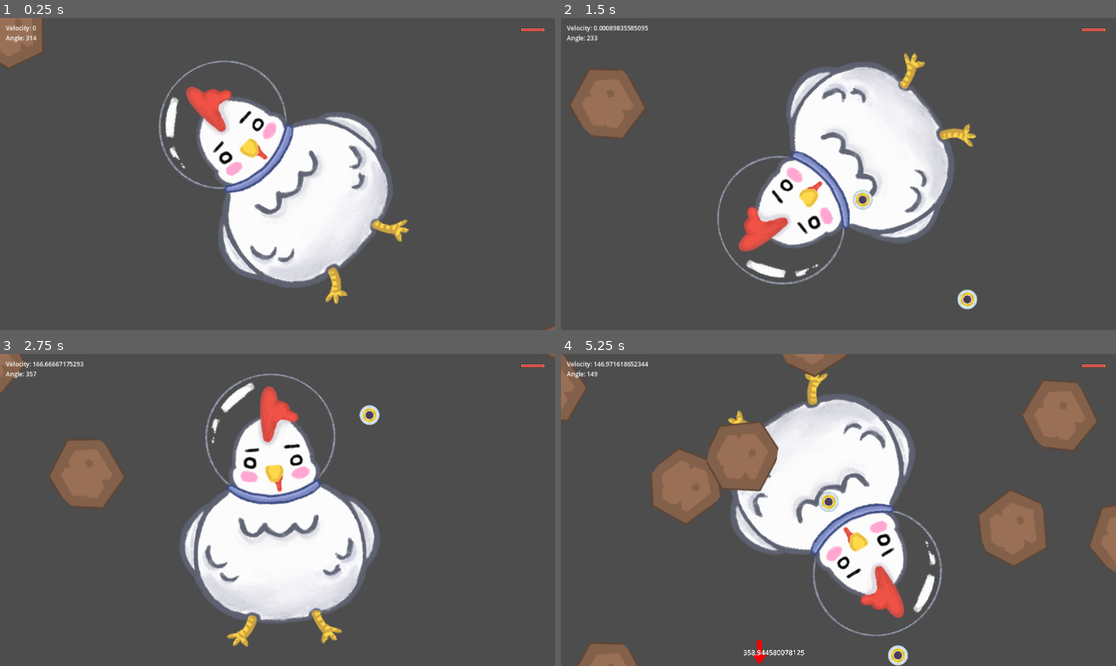
Above: before the commit, frames 1-4 (two rows, left to right).
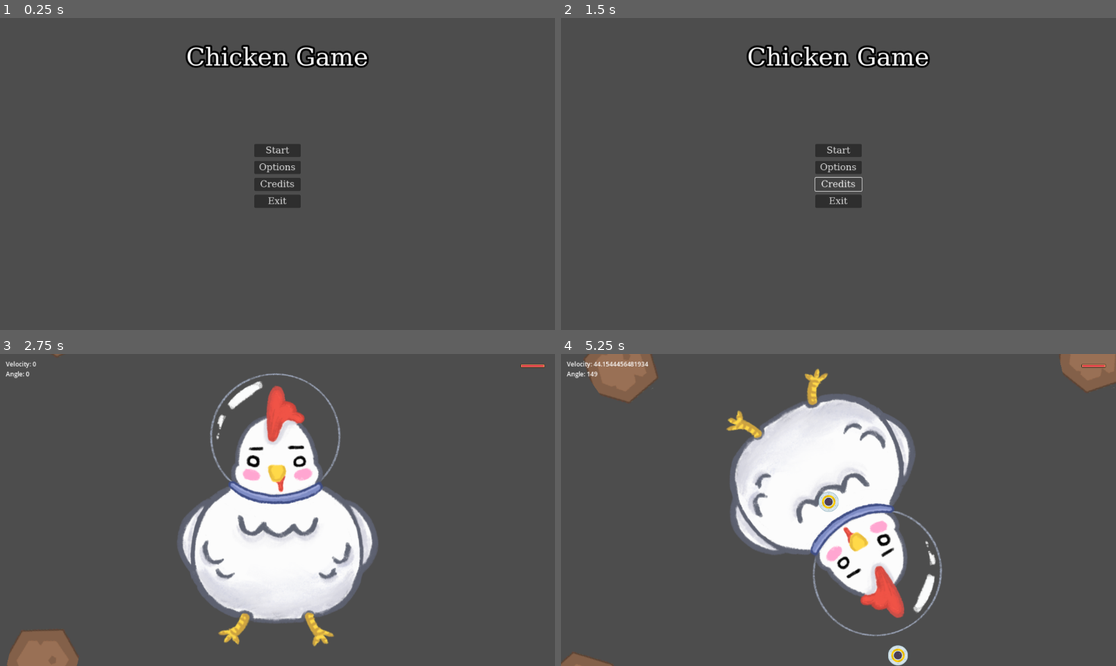
Above: after the commit, the same moments.

Repository: game-dev-besties/chicken-game
Game: Godot game, scene res://scenes/main_menu.tscn
The game is run twice, just before and just after one commit, with the same random seed, the same clock (stepped at 60 frames per second) and the same inputs. Before the commit the project starts from res://scenes/game.tscn.
Inputs (mouse positions are in pixels of both pictures, inside the frame that each line leads up to):
- Up to frame 1 (0.25 s): no input
- Up to frame 2 (1.5 s): click (838, 167) at 0.5 s, where only the run after the commit has a clickable "Options"; click (838, 183) at 1.25 s, where only the run after the commit has a clickable "Credits"
- Up to frame 3 (2.75 s): click (277, 485) at 2 s, where only the run after the commit has a clickable "Start"
- Up to frame 4 (5.25 s): move the mouse to (960, 494) at 2.77 s; click (960, 494) at 2.85 s; move the mouse to (727, 525) at 3.52 s; click (727, 525) at 3.6 s; move the mouse to (894, 441) at 4.27 s; click (894, 441) at 4.35 s; move the mouse to (810, 572) at 5.02 s; click (810, 572) at 5.1 s

The runs differ from the first frame. In frame 1, 20% of the frame differs, in the area x 0-100%, y 0-100%; in frame 2, 21%, in the area x 1-99%, y 2-94%; in frame 3, 10%; in frame 4, 13%.

Commit message:
added main menu

Diff:
--- a/project.godot
+++ b/project.godot
@@ -11,7 +11,7 @@
 [application]
 
 config/name="gmtk-24"
-run/main_scene="res://scenes/game.tscn"
+run/main_scene="res://scenes/main_menu.tscn"
 config/features=PackedStringArray("4.2", "GL Compatibility")
 config/icon="res://icon.svg"
 
--- /dev/null
+++ b/scenes/main_menu.tscn
@@ -0,0 +1,95 @@
+[gd_scene load_steps=4 format=3 uid="uid://cv14ykwdifxsp"]
+
+[ext_resource type="Script" path="res://scripts/main_menu.gd" id="1_6qngk"]
+
+[sub_resource type="SystemFont" id="SystemFont_svgg3"]
+font_names = PackedStringArray("Fantasy")
+
+[sub_resource type="SystemFont" id="SystemFont_8x6gn"]
+font_names = PackedStringArray("Fantasy")
+
+[node name="Main Menu" type="Control"]
+layout_mode = 3
+anchors_preset = 15
+anchor_right = 1.0
+anchor_bottom = 1.0
+grow_horizontal = 2
+grow_vertical = 2
+script = ExtResource("1_6qngk")
+
+[node name="TextureRect" type="TextureRect" parent="."]
+layout_mode = 1
+anchors_preset = 15
+anchor_right = 1.0
+anchor_bottom = 1.0
+grow_horizontal = 2
+grow_vertical = 2
+
+[node name="MarginContainer" type="MarginContainer" parent="."]
+layout_mode = 1
+anchors_preset = 15
+anchor_right = 1.0
+anchor_bottom = 1.0
+grow_horizontal = 2
+grow_vertical = 2
+theme_override_constants/margin_left = 12
+theme_override_constants/margin_top = 12
+theme_override_constants/margin_right = 12
+theme_override_constants/margin_bottom = 12
+
+[node name="VBoxContainer" type="VBoxContainer" parent="MarginContainer"]
+layout_mode = 2
+theme_override_constants/separation = 60
+
+[node name="Separator" type="Control" parent="MarginContainer/VBoxContainer"]
+layout_mode = 2
+
+[node name="GameTitle" type="Label" parent="MarginContainer/VBoxContainer"]
+layout_mode = 2
+theme_override_colors/font_outline_color = Color(0, 0, 0, 1)
+theme_override_constants/outline_size = 20
+theme_override_fonts/font = SubResource("SystemFont_svgg3")
+theme_override_font_sizes/font_size = 64
+text = "Chicken Game"
+horizontal_alignment = 1
+vertical_alignment = 1
+
+[node name="HBoxContainer" type="HBoxContainer" parent="MarginContainer"]
+layout_mode = 2
+alignment = 1
+
+[node name="VBoxContainer" type="VBoxContainer" parent="MarginContainer/HBoxContainer"]
+layout_mode = 2
+theme_override_constants/separation = 10
+alignment = 1
+
+[node name="Separator2" type="Control" parent="MarginContainer/HBoxContainer/VBoxContainer"]
+layout_mode = 2
+
+[node name="Start Game" type="Button" parent="MarginContainer/HBoxContainer/VBoxContainer"]
+custom_minimum_size = Vector2(120, 32)
+layout_mode = 2
+theme_override_fonts/font = SubResource("SystemFont_8x6gn")
+theme_override_font_sizes/font_size = 24
+text = "Start"
+
+[node name="Options" type="Button" parent="MarginContainer/HBoxContainer/VBoxContainer"]
+custom_minimum_size = Vector2(120, 32)
+layout_mode = 2
+theme_override_fonts/font = SubResource("SystemFont_8x6gn")
+theme_override_font_sizes/font_size = 24
+text = "Options"
+
+[node name="Credits" type="Button" parent="MarginContainer/HBoxContainer/VBoxContainer"]
+custom_minimum_size = Vector2(120, 32)
+layout_mode = 2
+theme_override_fonts/font = SubResource("SystemFont_8x6gn")
+theme_override_font_sizes/font_size = 24
+text = "Credits"
+
+[node name="Exit" type="Button" parent="MarginContainer/HBoxContainer/VBoxContainer"]
+custom_minimum_size = Vector2(120, 32)
+layout_mode = 2
+theme_override_fonts/font = SubResource("SystemFont_8x6gn")
+theme_override_font_sizes/font_size = 24
+text = "Exit"
--- /dev/null
+++ b/scripts/main_menu.gd
@@ -0,0 +1,31 @@
+class_name MainMenu
+extends Control
+
+@onready var start_game = $"MarginContainer/HBoxContainer/VBoxContainer/Start Game" as Button
+@onready var options = $MarginContainer/HBoxContainer/VBoxContainer/Options as Button
+@onready var credits = $MarginContainer/HBoxContainer/VBoxContainer/Credits as Button
+@onready var exit = $MarginContainer/HBoxContainer/VBoxContainer/Exit as Button
+# CHANGE THIS PRELOAD
+@onready var game = preload("res://scenes/game.tscn") as PackedScene
+# Additional menus go here
+# @onready var options_menu = preload() as PackedScene
+# @onready var credits = preload() as PackedScene
+
+func _ready():
+	start_game.button_up.connect(on_start_button_up)
+	options.button_up.connect(on_options_up)
+	credits.button_up.connect(on_credits_up)
+	exit.button_up.connect(on_exit_up)
+	pass
+
+func on_start_button_up() -> void:
+	get_tree().change_scene_to_packed(game)
+
+func on_options_up() -> void:
+	pass
+
+func on_credits_up() -> void:
+	pass
+
+func on_exit_up() -> void:
+	get_tree().quit()
Binary file added: assets/parallax_background/close_background_standin.png
Not shown, added: assets/parallax_background/close_background_standin.png.import
Binary file added: assets/parallax_background/far_background_standin.png
Not shown, added: assets/parallax_background/far_background_standin.png.import
Binary file added: assets/parallax_background/player.png
Not shown, added: assets/parallax_background/player.png.import
